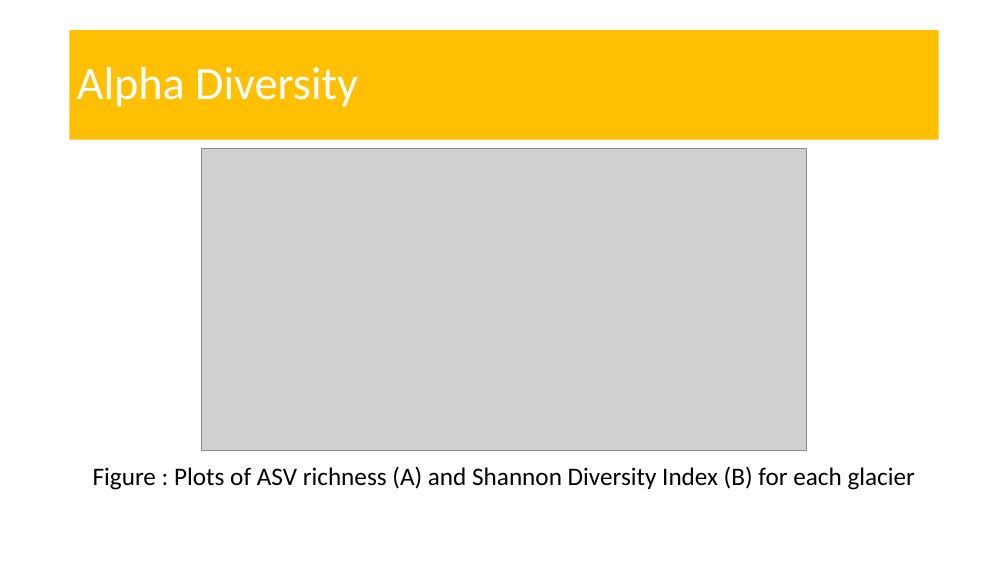
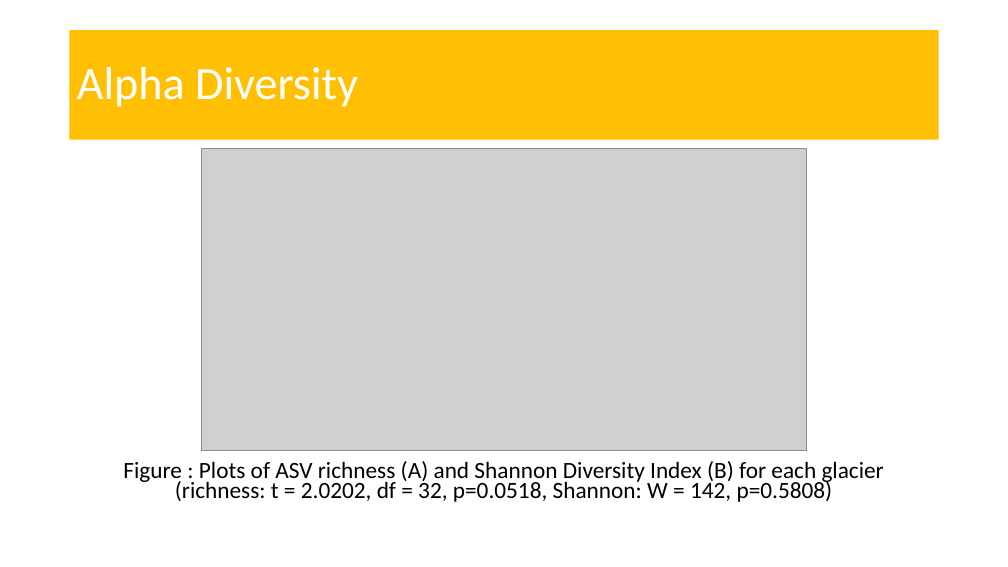
Before and after one commit to amysolman/PhD, a slide deck: slide 12 of Projects/Chapter1/community-assembly.pptx. Drawn at 1008x567 pixels with LibreOffice and Linux fonts; fonts in the diff are those of the drawing; grey boxes stand for pictures. Boxes give left, top, right and bottom in pixels: in the first picture for what was removed or moved away, otherwise in the second. Text is boxed around its words. In the diff, an @@ line names an element or a change of style, - is before the commit and + after.

```diff
--- a/Projects/Chapter1/community-assembly.pptx
+++ b/Projects/Chapter1/community-assembly.pptx
@@ text at (123,461,884,502): text changed; size 24 to 22.2 pt @@
-Figure : Plots of ASV richness (A) and Shannon Diversity Index (B) for each glacier
+Figure : Plots of ASV richness (A) and Shannon Diversity Index (B) for each glacier (richness: t = 2.0202, df = 32, p=0.0518, Shannon: W = 142, p=0.5808)
```
Also in this commit, not shown: 4 other slides changed, 3 slides added, 23 other files.
